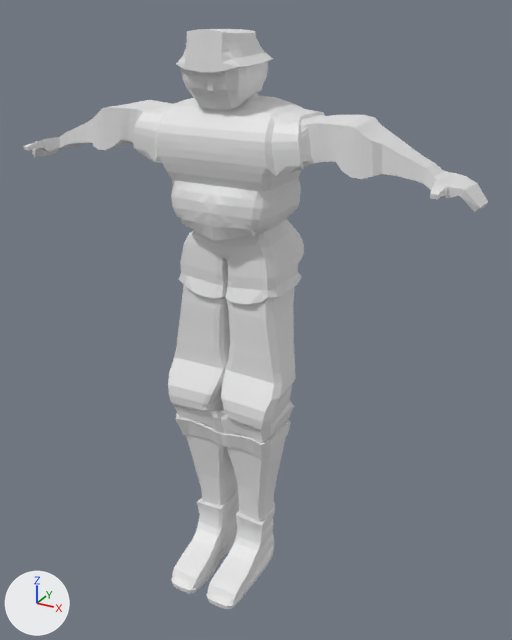
Renders of the Blender file Assets/Models/Kobus.blend from each side of a commit.
Both versions are drawn from a 50 mm camera at (4.78, -8.65, 2.31) aimed at (0.31, -0.51, -1.76). Arrows for +X, +Y and +Z are at lower left; the lights stay in place.

The first picture shows 'High Poly', 'Nose'.
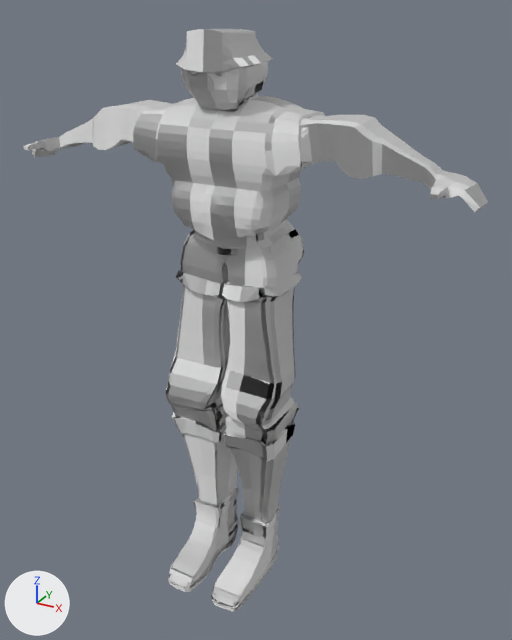
Patch to the scene script:
```diff
--- a/Assets/Models/Kobus.blend.py
+++ b/Assets/Models/Kobus.blend.py
@@ img_normal_map_kobus2_png_001 @@
+img_normal_map_kobus2_png_001 = load_image('Normal Map Kobus2.png.001', 'Normal Map Kobus2.png', 2048, 2048, 'sRGB')
@@ mat_material_001 @@
+mat_material_001 = bpy.data.materials.new('Material.001')
+# uses the picture img_normal_map_kobus2_png_001
@@ me_cube_001 @@
 # used by ob_high_poly; location = (0.0, 0.0, 0.0)
-me_cube_001.from_pydata(...)  # 5232 vertices, 5142 faces, 2 loose edges; spans x -3.28..3.28, y -1.79..0.22, z -6.02..2.09
+me_cube_001.from_pydata(...)  # 5692 vertices, 5663 faces, 2 loose edges; spans x -3.28..3.28, y -1.79..0.22, z -6.02..2.09
+# me_cube_001 part 1: 1046 vertices moved from x -0.86..0.82, y -1.79..-0.03, z -6.02..-1.1 to x -0.92..0.91, y -1.79..-0.03, z -6.02..-1.07; 956 vertices removed from x -0.66..0.61, y -1.79..0.07, z -6.02..2.09; 902 vertices added at x -0.72..0.69, y -1.79..-0.1, z -6.02..1.6
+# me_cube_001 part 2: 4008 faces spanning x -3.28..3.28, y -1.79..0.22, z -6.02..2.09 switch from no material to mat_material_001
@@ ob_nose @@
-ob_nose = bpy.data.objects.new('Nose', me_cube)
-ob_nose.location = (0.0, -1.12, 1.45)
-ob_nose.scale = (-0.0383, -0.0383, -0.0383)
-_m = ob_nose.modifiers.new('Mirror', 'MIRROR')
-_m.use_axis = (False, False, False)
```

Changed parts and their boxes (x1, y1, x2, y2) in the pictures (512 x 640 px; the box of a moved part takes in the faces that stretch with it):
'High Poly', reshaped
    before: (23, 29, 488, 609)
    after: (23, 29, 488, 611)
'Nose', deleted
    before: (207, 76, 215, 91)
part 1 of me_cube_001, moved or reshaped
    before: (168, 29, 295, 609)
    after: (165, 76, 299, 611)
part 2 of me_cube_001, recoloured
    both: (23, 29, 488, 426)
